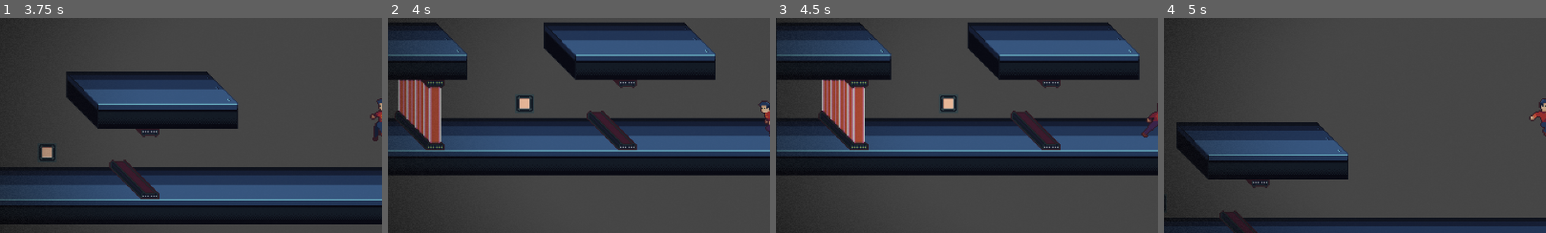
Above: before the commit, frames 1-4 (left to right).
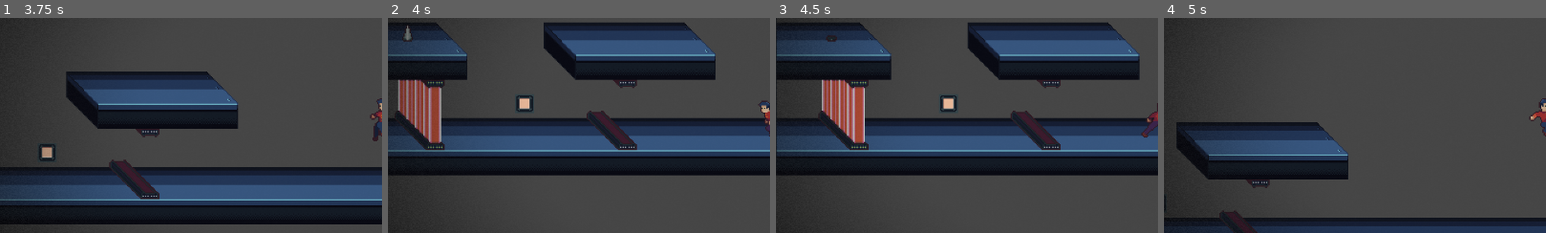
Above: after the commit, the same moments.

Repository: jame581/ShadowSecrets
Game: Godot game, scene res://maps/mask_test.tscn
Same seed, same stepped clock (60 frames per second), same inputs: the game is played once before the commit and once after it. This scene is started directly instead of the project's main scene.
Inputs:
- Up to frame 1 (3.75 s): hold E (interact) 0.53-1.28 s; hold D (right) 0.53-2.03 s; tap Space (jump) at 0.77, 1.52, 3.02 s; tap E (interact) at 1.35, 2.85 s; hold E (interact) 2.03-2.78 s; hold A (left) from 2.03 s (still down); hold E (interact) from 3.53 s (still down)
- Up to frame 2 (4 s): keep holding A (left); keep holding E (interact); tap Space (jump) at 3.77 s
- Up to frame 3 (4.5 s): release A (left) at 4.28 s; release E (interact) at 4.28 s; hold D (right) from 4.28 s (still down); tap E (interact) at 4.35 s
- Up to frame 4 (5 s): keep holding D (right); tap Space (jump) at 4.52 s
The pictures show only the part of the screen within x 0-50%, y 27-77%; the shares and areas given below are measured in that part.

Frame 1 is identical in both runs. In frame 2, 0.1% of the frame differs, in the area x 3-7%, y 3-12%; in frame 3, less than 0.1%; in frame 4, nothing differs.

Commit message:
Added spike trap with bounce effect

Diff:
--- a/project/maps/mask_test.tscn
+++ b/project/maps/mask_test.tscn
@@ -1,9 +1,10 @@
-[gd_scene load_steps=9 format=4 uid="uid://guxwqtg6a5b5"]
+[gd_scene load_steps=10 format=4 uid="uid://guxwqtg6a5b5"]
 
 [ext_resource type="TileSet" uid="uid://h2omh7nvr747" path="res://resources/tileset/tiles_assets_1_x2.tres" id="2_wcapp"]
 [ext_resource type="Shader" path="res://maps/horror_border.gdshader" id="3_4po0v"]
 [ext_resource type="PackedScene" uid="uid://dg2kxws1wrpmu" path="res://scenes/player.tscn" id="3_vxavp"]
 [ext_resource type="PackedScene" uid="uid://e6lgy5i4fd8d" path="res://scenes/traps/laser.tscn" id="7_mgqnx"]
+[ext_resource type="PackedScene" uid="uid://67h4qmhplnmr" path="res://scenes/traps/spike.tscn" id="8_m1ld2"]
 [ext_resource type="TileSet" uid="uid://jffg7vle0hpw" path="res://resources/tileset/tiles_level_platform.tres" id="9_iybq4"]
 [ext_resource type="PackedScene" uid="uid://dk5oy41jkjoay" path="res://scenes/devices/input.tscn" id="9_kvp3e"]
 [ext_resource type="PackedScene" uid="uid://cp81t5nmabmb8" path="res://scenes/devices/output.tscn" id="10_u4ho2"]
@@ -75,3 +76,7 @@
 [node name="Laser2" parent="." instance=ExtResource("7_mgqnx")]
 position = Vector2(-298, 32)
 impulse_strength = 300.0
+
+[node name="Spike" parent="." instance=ExtResource("8_m1ld2")]
+position = Vector2(-466, -38)
+timer_duration = 2.0
--- /dev/null
+++ b/project/scenes/traps/spike.tscn
@@ -0,0 +1,177 @@
+[gd_scene load_steps=18 format=3 uid="uid://67h4qmhplnmr"]
+
+[ext_resource type="Script" path="res://scripts/traps/spike.gd" id="1_jvhyk"]
+[ext_resource type="Texture2D" uid="uid://ykc0jn3jcbqb" path="res://assets/sprites/devices/spike-Sheet.png" id="2_tdd2o"]
+
+[sub_resource type="AtlasTexture" id="AtlasTexture_j8wf5"]
+atlas = ExtResource("2_tdd2o")
+region = Rect2(0, 0, 13, 18)
+
+[sub_resource type="AtlasTexture" id="AtlasTexture_einj2"]
+atlas = ExtResource("2_tdd2o")
+region = Rect2(13, 0, 13, 18)
+
+[sub_resource type="AtlasTexture" id="AtlasTexture_i77sj"]
+atlas = ExtResource("2_tdd2o")
+region = Rect2(26, 0, 13, 18)
+
+[sub_resource type="AtlasTexture" id="AtlasTexture_8xgga"]
+atlas = ExtResource("2_tdd2o")
+region = Rect2(39, 0, 13, 18)
+
+[sub_resource type="AtlasTexture" id="AtlasTexture_hq671"]
+atlas = ExtResource("2_tdd2o")
+region = Rect2(52, 0, 13, 18)
+
+[sub_resource type="AtlasTexture" id="AtlasTexture_hdy11"]
+atlas = ExtResource("2_tdd2o")
+region = Rect2(52, 0, 13, 18)
+
+[sub_resource type="AtlasTexture" id="AtlasTexture_h38vb"]
+atlas = ExtResource("2_tdd2o")
+region = Rect2(39, 0, 13, 18)
+
+[sub_resource type="AtlasTexture" id="AtlasTexture_dt3r2"]
+atlas = ExtResource("2_tdd2o")
+region = Rect2(26, 0, 13, 18)
+
+[sub_resource type="AtlasTexture" id="AtlasTexture_ydirl"]
+atlas = ExtResource("2_tdd2o")
+region = Rect2(13, 0, 13, 18)
+
+[sub_resource type="AtlasTexture" id="AtlasTexture_5i66h"]
+atlas = ExtResource("2_tdd2o")
+region = Rect2(0, 0, 13, 18)
+
+[sub_resource type="SpriteFrames" id="SpriteFrames_rhmmc"]
+animations = [{
+"frames": [{
+"duration": 1.0,
+"texture": SubResource("AtlasTexture_j8wf5")
+}, {
+"duration": 1.0,
+"texture": SubResource("AtlasTexture_einj2")
+}, {
+"duration": 1.0,
+"texture": SubResource("AtlasTexture_i77sj")
+}, {
+"duration": 1.0,
+"texture": SubResource("AtlasTexture_8xgga")
+}, {
+"duration": 1.0,
+"texture": SubResource("AtlasTexture_hq671")
+}],
+"loop": false,
+"name": &"disable",
+"speed": 20.0
+}, {
+"frames": [{
+"duration": 1.0,
+"texture": SubResource("AtlasTexture_hdy11")
+}, {
+"duration": 1.0,
+"texture": SubResource("AtlasTexture_h38vb")
+}, {
+"duration": 1.0,
+"texture": SubResource("AtlasTexture_dt3r2")
+}, {
+"duration": 1.0,
+"texture": SubResource("AtlasTexture_ydirl")
+}, {
+"duration": 1.0,
+"texture": SubResource("AtlasTexture_5i66h")
+}],
+"loop": false,
+"name": &"enable",
+"speed": 20.0
+}]
+
+[sub_resource type="Animation" id="Animation_ki4js"]
+length = 0.25
+tracks/0/type = "value"
+tracks/0/imported = false
+tracks/0/enabled = true
+tracks/0/path = NodePath("AnimatedSprite2D:frame")
+tracks/0/interp = 1
+tracks/0/loop_wrap = true
+tracks/0/keys = {
+"times": PackedFloat32Array(0, 0.05, 0.1, 0.15, 0.2),
+"transitions": PackedFloat32Array(1, 1, 1, 1, 1),
+"update": 1,
+"values": [0, 1, 2, 3, 4]
+}
+tracks/1/type = "value"
+tracks/1/imported = false
+tracks/1/enabled = true
+tracks/1/path = NodePath("AnimatedSprite2D:animation")
+tracks/1/interp = 1
+tracks/1/loop_wrap = true
+tracks/1/keys = {
+"times": PackedFloat32Array(0),
+"transitions": PackedFloat32Array(1),
+"update": 1,
+"values": ["disable"]
+}
+
+[sub_resource type="Animation" id="Animation_famt1"]
+resource_name = "enable"
+length = 0.25
+tracks/0/type = "value"
+tracks/0/imported = false
+tracks/0/enabled = true
+tracks/0/path = NodePath("AnimatedSprite2D:frame")
+tracks/0/interp = 1
+tracks/0/loop_wrap = true
+tracks/0/keys = {
+"times": PackedFloat32Array(0, 0.05, 0.1, 0.15, 0.2),
+"transitions": PackedFloat32Array(1, 1, 1, 1, 1),
+"update": 1,
+"values": [0, 1, 2, 3, 4]
+}
+tracks/1/type = "value"
+tracks/1/imported = false
+tracks/1/enabled = true
+tracks/1/path = NodePath("AnimatedSprite2D:animation")
+tracks/1/interp = 1
+tracks/1/loop_wrap = true
+tracks/1/keys = {
+"times": PackedFloat32Array(0),
+"transitions": PackedFloat32Array(1),
+"update": 1,
+"values": ["enable"]
+}
+
+[sub_resource type="AnimationLibrary" id="AnimationLibrary_cdwuy"]
+_data = {
+"disable": SubResource("Animation_ki4js"),
+"enable": SubResource("Animation_famt1")
+}
+
+[sub_resource type="RectangleShape2D" id="RectangleShape2D_j7ss3"]
+size = Vector2(8.5, 13.75)
+
+[node name="Spike" type="Node2D"]
+script = ExtResource("1_jvhyk")
+
+[node name="AnimatedSprite2D" type="AnimatedSprite2D" parent="."]
+sprite_frames = SubResource("SpriteFrames_rhmmc")
+animation = &"enable"
+
+[node name="AnimationPlayer" type="AnimationPlayer" parent="."]
+libraries = {
+"": SubResource("AnimationLibrary_cdwuy")
+}
+
+[node name="Timer" type="Timer" parent="."]
+
+[node name="Area2D" type="Area2D" parent="."]
+unique_name_in_owner = true
+
+[node name="CollisionShape2D" type="CollisionShape2D" parent="Area2D"]
+unique_name_in_owner = true
+position = Vector2(0, -1.125)
+shape = SubResource("RectangleShape2D_j7ss3")
+disabled = true
+
+[connection signal="timeout" from="Timer" to="." method="_on_timer_timeout"]
+[connection signal="body_entered" from="Area2D" to="." method="_on_area_2d_body_entered"]
--- /dev/null
+++ b/project/scripts/traps/spike.gd
@@ -0,0 +1,67 @@
+extends Node2D
+class_name Spike
+
+@export_group("Spike Properties")
+@export var active: bool = false
+@export var damage: int = 10
+@export var timer_duration: float = 1.0
+@export var impulse_strength: float = 500.0  # Strength of the impulse applied to the player
+
+@onready var collision_shape: CollisionShape2D = $Area2D/CollisionShape2D
+@onready var animation_player: AnimationPlayer = $AnimationPlayer
+@onready var timer: Timer = $Timer
+
+func _ready() -> void:
+	timer.wait_time = timer_duration
+	timer.start(timer_duration)
+
+	if	active:
+		enable()
+	else:
+		disable()
+
+func toggle() -> void:
+	active = not active
+	enable() if active else disable()
+
+func _on_timer_timeout() -> void:
+	toggle();
+
+func enable():
+	collision_shape.disabled = false
+	animation_player.play("enable")
+
+func disable():
+	collision_shape.disabled = true
+	animation_player.play("disable")
+
+func _on_area_2d_body_entered(body):
+	if body is CharacterBody2D:
+		body.deal_damage(damage)
+		apply_impulse_to_player(body)
+
+func apply_impulse_to_player(body):
+	if body is CharacterBody2D:
+		var direction = (body.global_position - global_position).normalized()
+		body.apply_impulse(direction, impulse_strength)
+#
+#
+#func _on_timer_timeout() -> void:
+#	damage_player()
+#
+#func damage_player():
+#	if player_ref:
+#		player_ref.deal_damage(damage)
+#		apply_impulse_to_player()
+#
+#func toggle():
+#	active = !active
+#	if active:
+#		enable()
+#	else:
+#		disable()
+#
+#func _on_area_2d_body_entered(body):
+#	if body.is_in_group("player"):
+#		damage_player()
+#
Binary file added: project/assets/sprites/devices/spike-Sheet.png
Not shown, added: project/assets/sprites/devices/spike-Sheet.png.import
